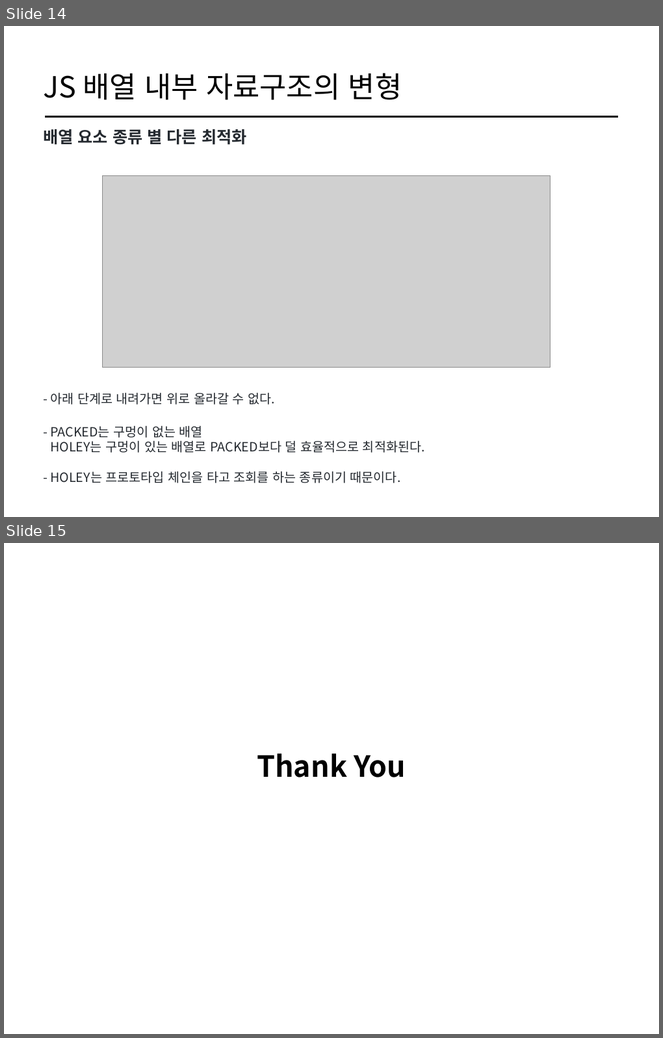
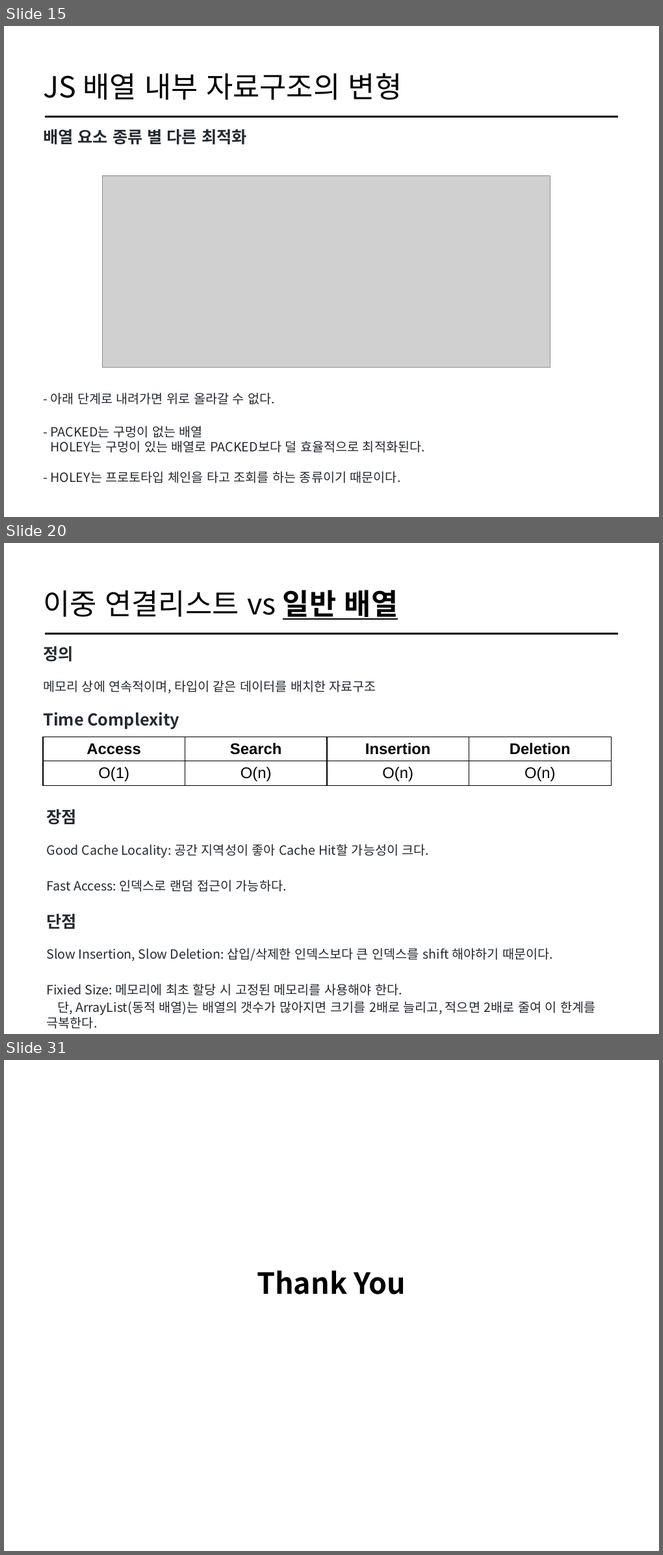
Before and after one commit to cs-study-org/cs-study, a slide deck: 05/yongki/DataStructure&FileSystem.pptx. Shown one above the other, each under a label of ours: slides 14 and 15 before the commit, slides 15, 20 and 31 after it; the slides between them are not shown. The pictures are 663x1038 and 663x1555 pixels, drawn with LibreOffice and Linux fonts; fonts in the diff are those of the drawing; grey boxes stand for pictures. Boxes give left, top, right and bottom in pixels: in the first picture for what was removed or moved away, otherwise in the second. Text is boxed around its words. In the diff, an @@ line names an element or a change of style, - is before the commit and + after.

```diff
--- a/05/yongki/DataStructure&FileSystem.pptx
+++ b/05/yongki/DataStructure&FileSystem.pptx
@@ slide 20 added at (4,543,659,1034), background #FFFFFF @@
@@ title added at (43,590,398,620), 32 pt, text #000000 @@
+이중 연결리스트 vs 일반 배열
@@ line added from (46, 634) to (618, 634), #000000 2 pt @@
@@ text added at (43,646,376,730), 14 pt, text #24292F @@
+정의
+메모리 상에 연속적이며, 타입이 같은 데이터를 배치한 자료구조
+Time Complexity
@@ table added at (42,737,611,785), 2 rows, 4 columns @@
+Access | Search | Insertion | Deletion
+O(1) | O(n) | O(n) | O(n)
@@ text added at (47,809,430,892), 14 pt, text #24292F @@
+장점
+Good Cache Locality: 공간 지역성이 좋아 Cache Hit할 가능성이 크다.
+Fast Access: 인덱스로 랜덤 접근이 가능하다.
@@ text added at (47,914,596,1029), 14 pt, text #24292F @@
+단점
+Slow Insertion, Slow Deletion: 삽입/삭제한 인덱스보다 큰 인덱스를 shift 해야하기 때문이다.
+Fixied Size: 메모리에 최초 할당 시 고정된 메모리를 사용해야 한다.
+단, ArrayList(동적 배열)는 배열의 갯수가 많아지면 크기를 2배로 늘리고, 적으면 2배로 줄여 이 한계를 극복한다.
@@ what was slide 14 is now slide 15 @@
@@ what was slide 15 is now slide 31 @@
```
Also in this commit, not shown: 10 slides changed, 15 other slides added.
